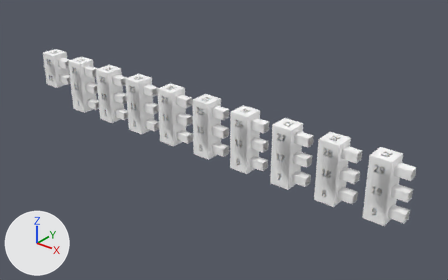
What one commit did to the FBX model Resources/FBX/Visualizer.fbx.
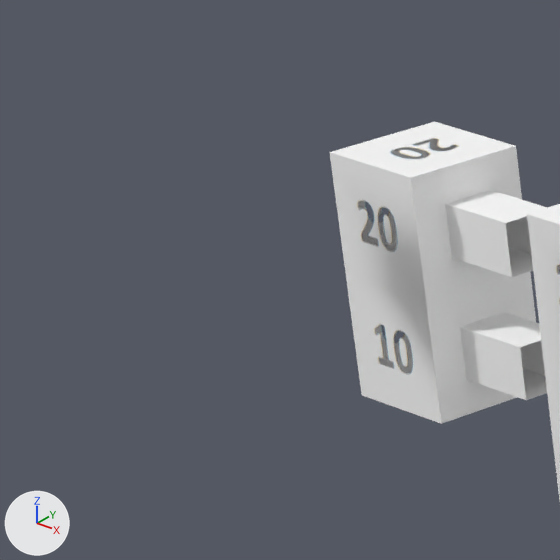
Each version is shown whole from a camera (50 mm lens) standing at (6.07, -4.33, 2.81) and looking at (2.44, 0.21, -0.01), then close up on the part from 0% to 16% of the width and 12% to 38% of the height. Arrows for +X, +Y and +Z are at lower left; the lights stay in place. Where no turn or scale is listed for an object, it has been applied to the vertices. Vertices at the same position are counted once.
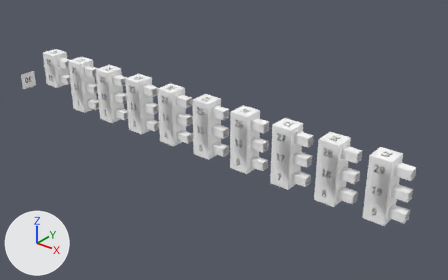
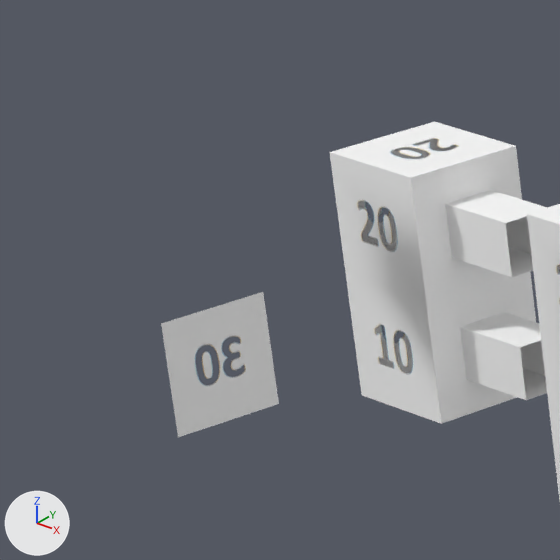
Commit message: Add visualizer

Edits to the scene script, one JSON object a line:
```json
{"block": "me_cube_001", "where": "# used by ob_cube; location = (0.0, 0.0, 0.0)"}
{"block": "me_cube_001", "where": "# verts and faces of me_cube_001; kept vertices keep their numbers, new ones are numbered from 533"}
{"op": "remove", "block": "me_cube_001", "code": "me_cube_001.from_pydata(...)  # 533 vertices, 358 faces; spans x -0.1..4.66, y -0.1..0.1, z -0.1..0.5"}
{"op": "add", "block": "me_cube_001", "code": "me_cube_001.from_pydata(...)  # 537 vertices, 359 faces; spans x -0.63..4.66, y -0.1..0.1, z -0.1..0.5"}
{"block": "me_cube_001", "change": "me_cube_001 part 1"}
{"op": "add", "block": "me_cube_001", "code": "verts[533] = (-0.63, -0.1, -0.1)  # pixel (178, 437)"}
{"op": "add", "block": "me_cube_001", "code": "verts[534] = (-0.63, -0.1, 0.1)  # pixel (161, 323)"}
{"op": "add", "block": "me_cube_001", "code": "verts[535] = (-0.63, 0.1, -0.1)  # pixel (278, 403)"}
{"op": "add", "block": "me_cube_001", "code": "verts[536] = (-0.63, 0.1, 0.1)  # pixel (263, 291)"}
{"op": "add", "block": "me_cube_001", "code": "faces += [(533, 534, 536, 535)]"}
```

Pixel boxes [x1, y1, x2, y2] of what changed, in the close-ups (560 x 560 px):
```json
{"object": "Cube", "change": "reshaped", "before": [330, 122, 560, 500], "after": [161, 122, 560, 500]}
{"part": 1, "of": "me_cube_001", "change": "added", "after": [161, 292, 279, 437]}
```
